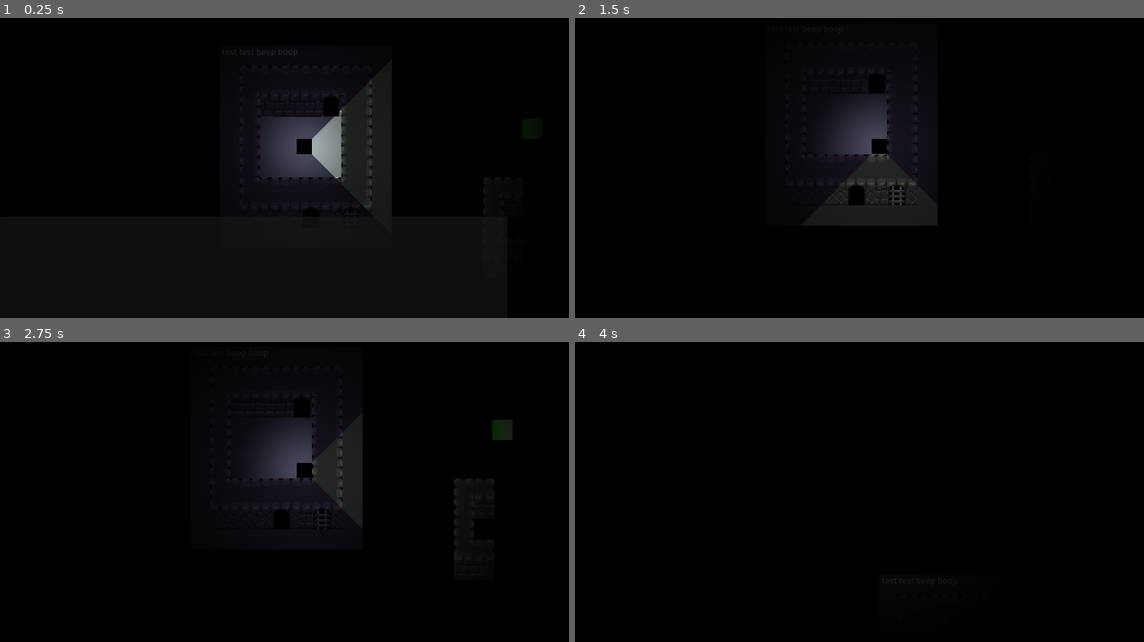
Above: before the commit, frames 1-4 (two rows, left to right).
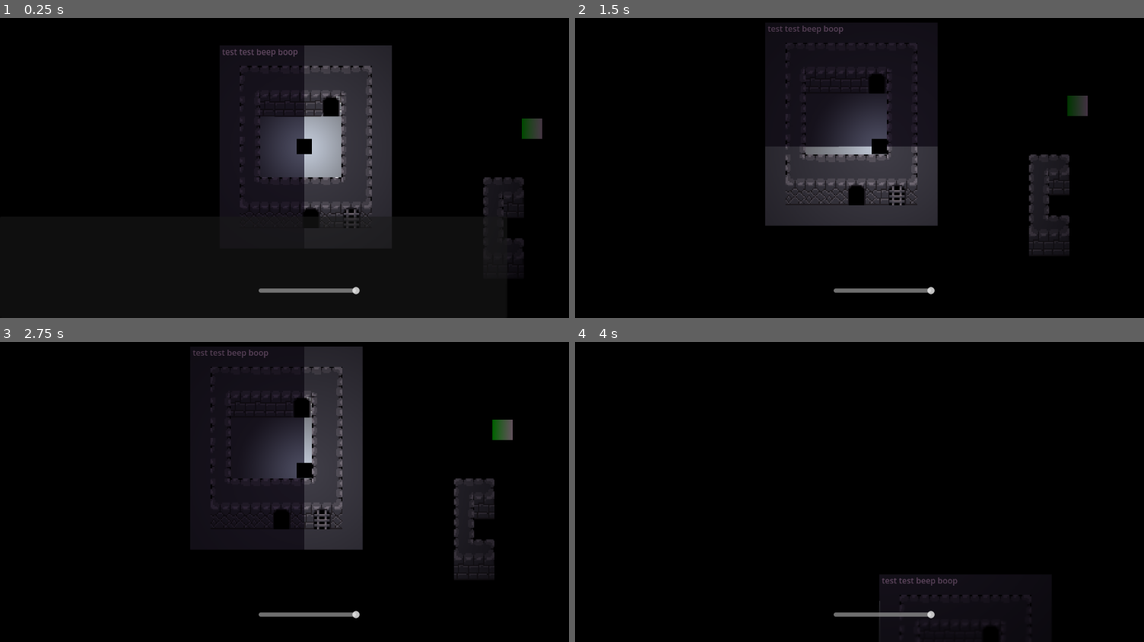
Above: after the commit, the same moments.

Repository: spdskatr/perplex-temple
Game: Godot game, scene res://scenes/test_rokas.tscn
The game is run twice, just before and just after one commit, with the same random seed, the same clock (stepped at 60 frames per second) and the same inputs. This scene is started directly instead of the project's main scene.
Inputs:
- Up to frame 1 (0.25 s): no input
- Up to frame 2 (1.5 s): tap Enter (accept) at 0.5 s; hold Right (right) 0.53-1.28 s; hold Enter (accept) 0.53-1.28 s; hold Down (down) from 1.28 s (still down); tap Shift (shift) at 1.35 s
- Up to frame 3 (2.75 s): tap Enter (accept) at 2 s; release Down (down) at 2.03 s; hold Right (right) from 2.03 s (still down); hold Enter (accept) from 2.03 s (still down)
- Up to frame 4 (4 s): release Right (right) at 2.78 s; release Enter (accept) at 2.78 s; hold Up (up) 2.78-3.53 s; tap Shift (shift) at 2.85 s; hold Left (left) from 3.53 s (still down); hold Enter (accept) from 3.53 s (still down)

The runs differ from the first frame. In frame 1, 9.1% of the frame differs, in the area x 39-96%, y 9-93%; in frame 2, 9.9%, in the area x 33-91%, y 2-93%; in frame 3, 8.1%; in frame 4, 0.8%.

Commit message:
slides modulates vision and hearing

Diff:
--- a/scenes/objects/player.tscn
+++ b/scenes/objects/player.tscn
@@ -31,7 +31,7 @@
 fill_to = Vector2(0.107798, 0.208716)
 
 [sub_resource type="Gradient" id="Gradient_xwsiy"]
-offsets = PackedFloat32Array(0, 0.584416, 1)
+offsets = PackedFloat32Array(0, 0.873377, 1)
 colors = PackedColorArray(1, 1, 1, 1, 0.285714, 0.285714, 0.285714, 1, 0, 0, 0, 1)
 
 [sub_resource type="GradientTexture2D" id="GradientTexture2D_djj8y"]
@@ -40,13 +40,10 @@
 height = 1024
 fill = 1
 fill_from = Vector2(0.5, 0.5)
-fill_to = Vector2(0.192661, 0.318807)
+fill_to = Vector2(0, 0)
 
-[sub_resource type="OccluderPolygon2D" id="OccluderPolygon2D_l2mhx"]
-polygon = PackedVector2Array(36, 4, 66, 4, 50, 19, 66, 34, 36, 34)
-
-[sub_resource type="OccluderPolygon2D" id="OccluderPolygon2D_hlqmd"]
-polygon = PackedVector2Array(15, -15, 1, 0, 15, 15)
+[sub_resource type="OccluderPolygon2D" id="OccluderPolygon2D_xof4q"]
+polygon = PackedVector2Array(51, 4, 51, 19, 51, 34, 36, 34, 36, 19, 36, 4)
 
 [node name="Player" type="CharacterBody2D" node_paths=PackedStringArray("light")]
 light_mask = 0
@@ -78,7 +75,7 @@
 energy = 1.5
 shadow_enabled = true
 shadow_filter_smooth = 14.9
-shadow_item_cull_mask = 513
+shadow_item_cull_mask = 515
 texture = SubResource("GradientTexture2D_lgx2o")
 
 [node name="EyeLight-Backing" type="PointLight2D" parent="."]
@@ -97,13 +94,14 @@
 shadow_item_cull_mask = 256
 texture = SubResource("GradientTexture2D_djj8y")
 
-[node name="EyeOcclude" type="LightOccluder2D" parent="."]
+[node name="EyeArea" type="Area2D" parent="."]
+
+[node name="Collision" type="CollisionPolygon2D" parent="EyeArea"]
+position = Vector2(-51, -19)
+polygon = PackedVector2Array(51, 4, 51, 19, 51, 34, 36, 34, 36, 19, 36, 4)
+
+[node name="Occlude" type="LightOccluder2D" parent="EyeArea"]
 visibility_layer = 0
 position = Vector2(-51, -19)
-occluder = SubResource("OccluderPolygon2D_l2mhx")
+occluder = SubResource("OccluderPolygon2D_xof4q")
 occluder_light_mask = 512
-
-[node name="EarOcclude" type="LightOccluder2D" parent="."]
-visibility_layer = 0
-occluder = SubResource("OccluderPolygon2D_hlqmd")
-occluder_light_mask = 256
--- a/scenes/scripts/player.gd
+++ b/scenes/scripts/player.gd
@@ -4,6 +4,26 @@
 @export var speed: float = 500.0
 @export var walk_speed : float = 200.0
 @export var light: PointLight2D
+
+func _ready() -> void:
+	var slider = get_node_or_null("../HUD/SliderBox/HSlider")
+	if slider:
+		slider.value_changed.connect(_on_slider_changed)
+
+func _on_slider_changed(value: float) -> void:
+	var slider = get_node("../HUD/SliderBox/HSlider")
+	var ratio = (slider.value - slider.min_value) / (slider.max_value - slider.min_value)
+	var cx = 51
+	var cy = 19
+	var rad = 15
+	var alpha = ratio * TAU/4
+	var dx = rad * cos(alpha)
+	var dy = rad * sin(alpha)
+	$EarLight.energy = (1 - ratio) * 1
+	$EyeArea/Occlude.occluder.polygon[0] = Vector2(cx + dx, cy - dy)
+	$EyeArea/Occlude.occluder.polygon[2] = Vector2(cx + dx, cy + dy)
+	$EyeArea/Collision.polygon[0] = Vector2(cx + dx, cy - dy)
+	$EyeArea/Collision.polygon[2] = Vector2(cx + dx, cy + dy)
 
 func get_input():
 	var direction = Input.get_vector("left", "right", "up", "down")
--- a/scenes/test_rokas.tscn
+++ b/scenes/test_rokas.tscn
@@ -7,6 +7,7 @@
 [ext_resource type="Texture2D" uid="uid://bekgnb1j07inf" path="res://assets/gate.png" id="3_tb3rr"]
 [ext_resource type="Texture2D" uid="uid://bfxppuxqlj1b6" path="res://assets/wall tileset.png" id="5_ec8v4"]
 [ext_resource type="Script" path="res://scenes/scripts/dialogue.gd" id="7_41itj"]
+[ext_resource type="PackedScene" uid="uid://g1npvyb4ygmy" path="res://scenes/hud.tscn" id="8_wp5xf"]
 
 [sub_resource type="OccluderPolygon2D" id="OccluderPolygon2D_hvtsb"]
 polygon = PackedVector2Array(-4, -4, 4, -4, 4, 4, -4, 4)
@@ -261,7 +262,7 @@
 [sub_resource type="RectangleShape2D" id="RectangleShape2D_8gwwp"]
 size = Vector2(10, 10)
 
-[node name="TestSpdskatr" type="Node2D"]
+[node name="TestRokas" type="Node2D"]
 script = ExtResource("1_12a1y")
 
 [node name="Walls" type="TileMapLayer" parent="."]
@@ -329,6 +330,8 @@
 [node name="CanvasModulate" type="CanvasModulate" parent="."]
 color = Color(0, 0, 0, 1)
 
+[node name="HUD" parent="." instance=ExtResource("8_wp5xf")]
+
 [connection signal="body_entered" from="Pad" to="." method="_on_pad_body_entered"]
 [connection signal="body_entered" from="Door1" to="." method="_on_door_1_body_entered"]
 [connection signal="body_entered" from="Door2" to="." method="_on_door_2_body_entered"]
Not shown: 1 places in scenes/hud.tscn that only renumber resources
Not shown: 1 places in scenes/objects/player.tscn that only renumber resources
Not shown: 1 places in scenes/test_rokas.tscn that only renumber resources
Not shown: 1 places in scenes/test_zeyonaut.tscn that only renumber resources
